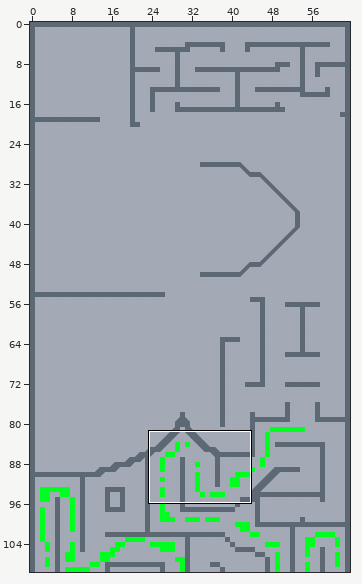
An edit to a level. Tiled map, assets/levels/demo.tmx. Above, an overview of the earlier version with the close-up marked.
Close-up. The starting point:
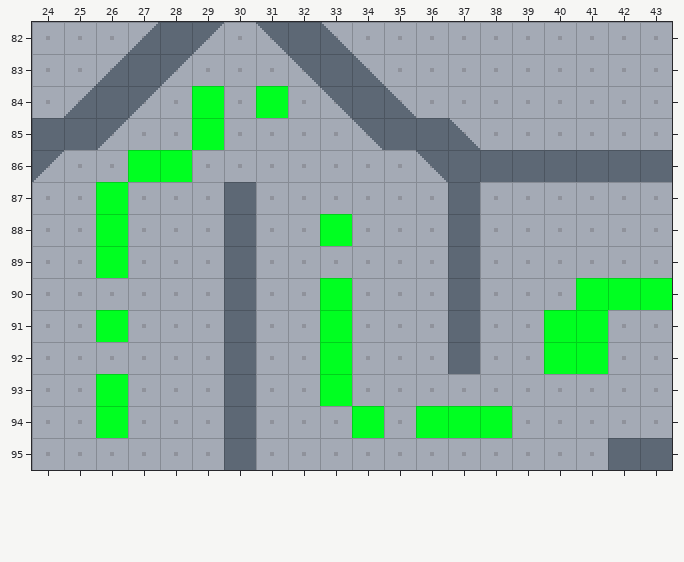
Cells are 16x16 px. Shown: x 24..43, y 82..95. The commit also changed other parts of the map, which this record leaves out.
The result:
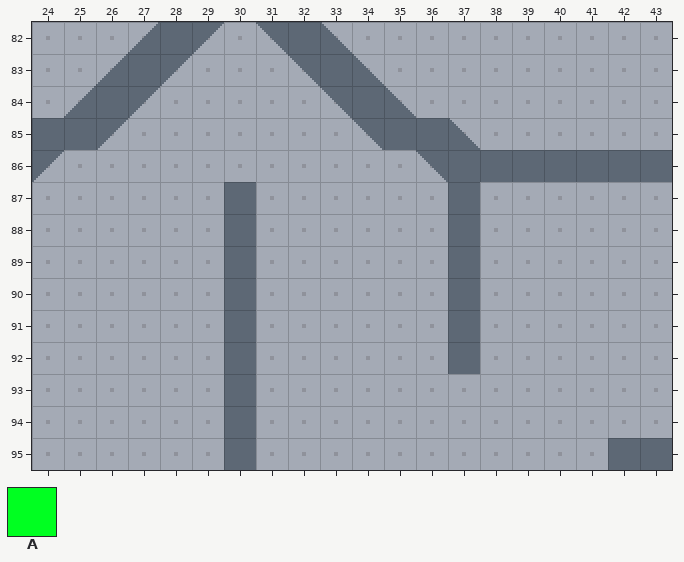
Key: from "tileset16x": A 35.
_ is an empty cell.
The edit:
Layer "maze" (removed):
y 84: x 29 A -> _; x 31 A -> _
y 85: x 29 A -> _
y 86: x 27..28 AA -> __
y 87: x 26 A -> _
y 88: x 26 A -> _; x 33 A -> _
y 89: x 26 A -> _
y 90: x 33 A -> _; x 41..43 AAA -> ___
y 91: x 26 A -> _; x 33 A -> _; x 40..41 AA -> __
y 92: x 33 A -> _; x 40..41 AA -> __
y 93: x 26 A -> _; x 33 A -> _
y 94: x 26 A -> _; x 34 A -> _; x 36..38 AAA -> ___
Where, in picture pixels (left, top, right, bottom), the same in both close-ups:
removed: (96, 86, 224, 278)
removed: (256, 86, 288, 118)
removed: (320, 214, 352, 246)
removed: (320, 278, 384, 438)
removed: (544, 278, 672, 374)
removed: (96, 310, 128, 342)
removed: (96, 374, 128, 438)
removed: (416, 406, 512, 438)
